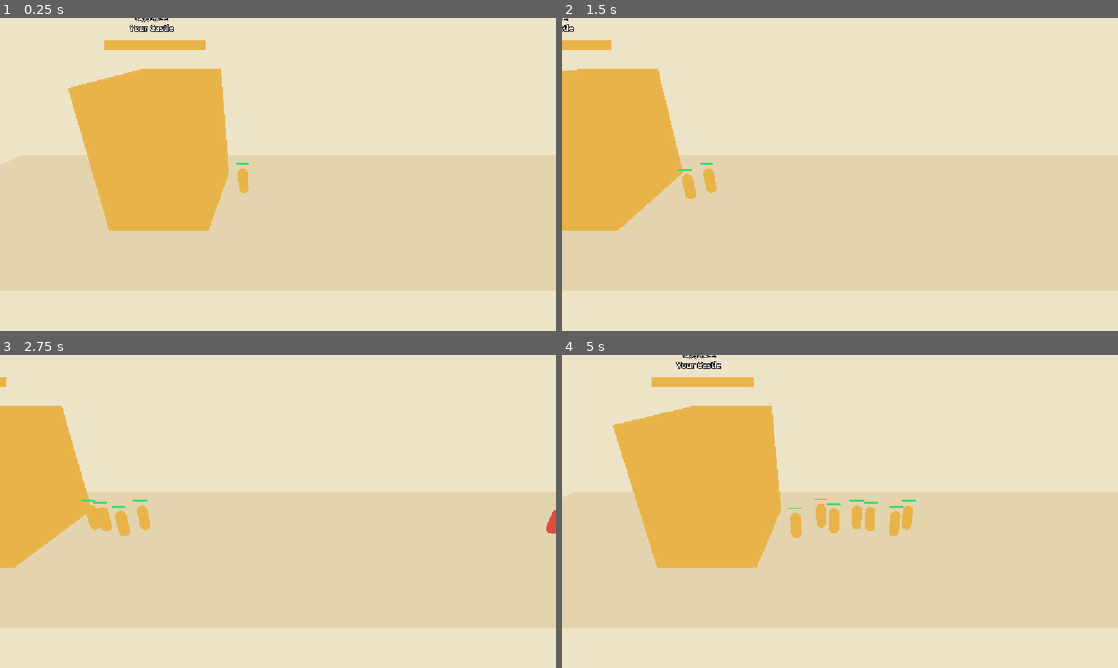
Above: before the commit, frames 1-4 (two rows, left to right).
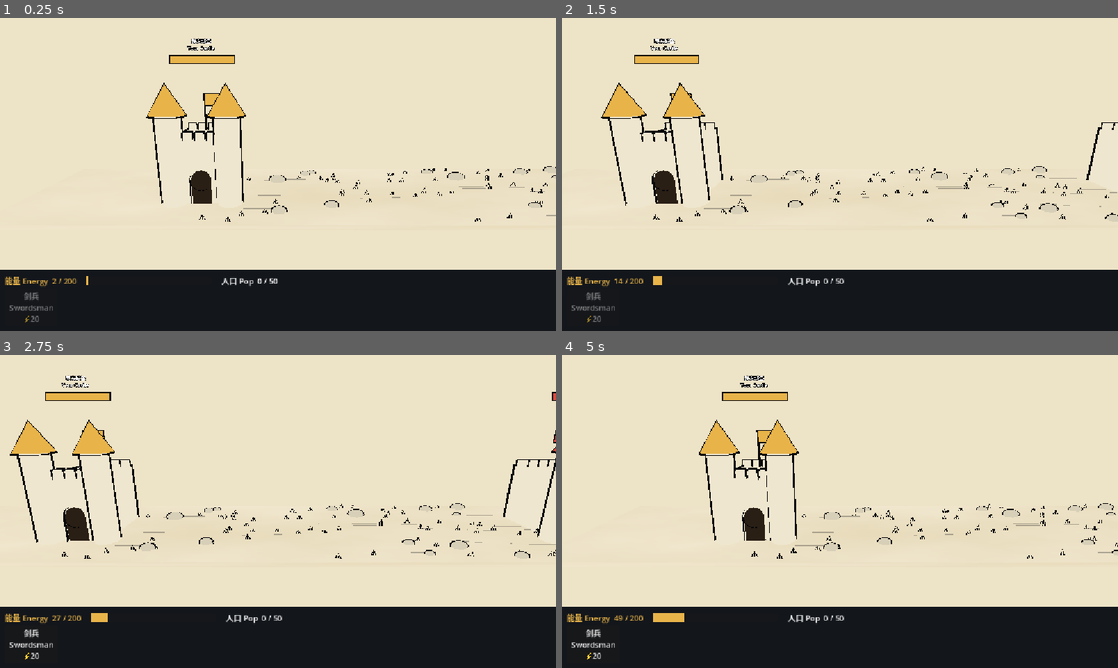
Above: after the commit, the same moments.

Repository: cronustjy-sketch/inkblade
Game: Godot game, scene res://scenes/battle.tscn
Same seed, same stepped clock (60 frames per second), same inputs: the game is played once before the commit and once after it.
Inputs:
- Up to frame 1 (0.25 s): no input
- Up to frame 2 (1.5 s): tap Enter at 0.5 s; hold Right (ui_right) 0.53-1.28 s; tap 1 at 0.6 s; tap 2 at 0.8, 1.35 s; hold Left (ui_left) from 1.28 s (still down)
- Up to frame 3 (2.75 s): tap 1 at 1.55, 2.1 s; release Left (ui_left) at 2.03 s; hold Right (ui_right) from 2.03 s (still down); tap 2 at 2.3 s
- Up to frame 4 (5 s): tap 2 at 2.85, 3.8, 4.35 s; tap 1 at 3.05, 3.6, 4.55 s; release Right (ui_right) at 3.53 s; hold Left (ui_left) from 3.53 s (still down)

The runs differ from the first frame. In frame 1, 56% of the frame differs, in the area x 0-100%, y 0-100%; in frame 2, 52%; in frame 3, 50%; in frame 4, 56%.

Commit message:
Step 3: HUD, enemy spawner, ink-style castles and ground
Co-Authored-By: Claude Sonnet 5.5 <noreply@anthropic.com>

Diff:
--- /dev/null
+++ b/godot/data/levels.gd
@@ -0,0 +1,28 @@
+extends RefCounted
+
+const UnitData := preload("res://data/units.gd")
+
+# Level at which each unit joins the enemy pool (differs from the player unlock for witch).
+const ENEMY_UNLOCK: Dictionary = {
+	"soldier": 1, "archer": 2, "spear": 3, "shield": 4, "witch": 6, "assassin": 7,
+	"priest": 8, "giant": 9, "cavalry": 10, "catapult": 13,
+}
+
+static func enemy_pool(level: int) -> Array[String]:
+	var pool: Array[String] = []
+	for key: String in ENEMY_UNLOCK:
+		if ENEMY_UNLOCK[key] <= level:
+			pool.append(key)
+	return pool
+
+static func enemy_castle_hp(level: int) -> float:
+	return 420.0 + 70.0 * level
+
+static func enemy_stat_mult(level: int) -> float:
+	return 1.0 + 0.11 * (mini(level, 20) - 1)
+
+static func enemy_spawn_interval(level: int) -> float:
+	return maxf(0.9, 3.2 - 0.2 * level)
+
+static func enemy_cap(level: int) -> int:
+	return mini(36, 10 + 2 * level)
--- a/godot/scenes/battle.tscn
+++ b/godot/scenes/battle.tscn
@@ -35,4 +35,4 @@
 
 [node name="Camera3D" type="Camera3D" parent="."]
 transform = Transform3D(1, 0, 0, 0, 0.87, 0.5, 0, -0.5, 0.87, 6, 9, 16)
-fov = 55.0
+fov = 50.0
--- /dev/null
+++ b/godot/scenes/hud.tscn
@@ -0,0 +1,6 @@
+[gd_scene format=3]
+
+[ext_resource type="Script" path="res://scripts/hud.gd" id="1"]
+
+[node name="Hud" type="CanvasLayer"]
+script = ExtResource("1")
--- a/godot/scripts/battle.gd
+++ b/godot/scripts/battle.gd
@@ -1,46 +1,79 @@
 extends Node3D
 
+const Levels := preload("res://data/levels.gd")
+const UnitData := preload("res://data/units.gd")
 const PLAYER_CASTLE_X: float = 0.0
 const ENEMY_CASTLE_X: float = 40.0
 const CAM_SPEED: float = 14.0
+const CAM_HEIGHT: float = 10.0
+const CAM_DISTANCE: float = 28.0
+const MAX_ENERGY: float = 200.0
+const ENERGY_REGEN: float = 10.0
+const MAX_POP: int = 50
 const UNIT_SCENE: PackedScene = preload("res://scenes/unit.tscn")
+const HUD_SCENE: PackedScene = preload("res://scenes/hud.tscn")
+const SPAWNER_SCRIPT: GDScript = preload("res://scripts/spawner.gd")
+const DECOR_SCRIPT: GDScript = preload("res://scripts/decor.gd")
+
+@export var level: int = 1
 
 @onready var camera: Camera3D = $Camera3D
 @onready var player_castle: Node3D = $PlayerCastle
 @onready var enemy_castle: Node3D = $EnemyCastle
 
-var level: int = 1
 var cam_x: float = 6.0
+var energy: float = 0.0
+var hud: CanvasLayer
 
 func _ready() -> void:
 	player_castle.position.x = PLAYER_CASTLE_X
 	enemy_castle.position.x = ENEMY_CASTLE_X
 	player_castle.max_hp = 500.0
-	enemy_castle.max_hp = 420.0 + 70.0 * level
-	# Step 2 test: one unit per team.
-	spawn_unit(0, "soldier")
-	spawn_unit(1, "soldier")
+	enemy_castle.max_hp = Levels.enemy_castle_hp(level)
+
+	var decor: Node3D = Node3D.new()
+	decor.set_script(DECOR_SCRIPT)
+	add_child(decor)
+	decor.build($Ground, ENEMY_CASTLE_X)
+
+	hud = HUD_SCENE.instantiate()
+	add_child(hud)
+	hud.setup(level, MAX_ENERGY, MAX_POP)
+	hud.spawn_requested.connect(_on_spawn_requested)
+
+	var spawner: Node = SPAWNER_SCRIPT.new()
+	add_child(spawner)
+	spawner.setup(self, level)
 
 func _process(delta: float) -> void:
+	energy = minf(MAX_ENERGY, energy + ENERGY_REGEN * delta)
+	hud.update_state(energy, player_pop())
+
 	# Placeholder camera control until the hero exists (build step 5).
 	var dir: float = Input.get_axis("ui_left", "ui_right")
 	cam_x = clampf(cam_x + dir * CAM_SPEED * delta, PLAYER_CASTLE_X, ENEMY_CASTLE_X)
-	camera.position = Vector3(cam_x, 9.0, 16.0)
+	camera.position = Vector3(cam_x, CAM_HEIGHT, CAM_DISTANCE)
 	camera.look_at(Vector3(cam_x, 1.5, 0.0), Vector3.UP)
 
-func spawn_unit(team: int, key: String) -> void:
+func player_pop() -> int:
+	var total: int = 0
+	for u: Node3D in get_tree().get_nodes_in_group("team_0"):
+		if not u.is_queued_for_deletion():
+			total += u.pop
+	return total
+
+func spawn_unit(team: int, key: String, stat_mult: float = 1.0) -> void:
 	var u: Node3D = UNIT_SCENE.instantiate()
 	var own: Node3D = player_castle if team == 0 else enemy_castle
 	var foe: Node3D = enemy_castle if team == 0 else player_castle
-	u.setup(team, key, foe)
+	u.setup(team, key, foe, stat_mult)
 	add_child(u)
 	var side: float = 1.0 if team == 0 else -1.0
-	u.position = Vector3(own.position.x + side * 3.5, 0.0, randf_range(-1.0, 1.0))
+	u.position = Vector3(own.position.x + side * 4.2, 0.0, randf_range(-1.0, 1.0))
 
-# Step 2 test keys: 1 = player swordsman, 2 = enemy swordsman.
-func _unhandled_key_input(event: InputEvent) -> void:
-	if event is InputEventKey and event.pressed and not event.echo:
-		if event.keycode == KEY_1:
-			spawn_unit(0, "soldier")
-		elif event.keycode == KEY_2:
-			spawn_unit(1, "soldier")
+func _on_spawn_requested(key: String) -> void:
+	var d: Dictionary = UnitData.UNITS[key]
+	if energy < d["cost"] or player_pop() + int(d["pop"]) > MAX_POP:
+		return
+	energy -= d["cost"]
+	spawn_unit(0, key)
--- a/godot/scripts/castle.gd
+++ b/godot/scripts/castle.gd
@@ -4,9 +4,12 @@
 
 enum Team { PLAYER, ENEMY }
 
+const Ink := preload("res://scripts/ink.gd")
 const BAR_WIDTH: float = 5.0
 const COLOR_PLAYER := Color("e8b44a")
 const COLOR_ENEMY := Color("de4b3f")
+const PARCHMENT := Color("efe6cf")
+const DOOR := Color("2b2118")
 
 @export var team: Team = Team.PLAYER
 @export var max_hp: float = 500.0
@@ -17,29 +20,45 @@
 func _ready() -> void:
 	hp = max_hp
 	var color: Color = COLOR_PLAYER if team == Team.PLAYER else COLOR_ENEMY
-
-	var body := MeshInstance3D.new()
-	var box := BoxMesh.new()
-	box.size = Vector3(5, 7, 7)
-	body.mesh = box
-	body.position.y = 3.5
-	body.material_override = _unshaded(color)
-	add_child(body)
+	var toward_enemy: float = 1.0 if team == Team.PLAYER else -1.0
+	_build_castle(color, toward_enemy)
 
 	var bar_root := Node3D.new()
-	bar_root.position = Vector3(0, 8.5, 0)
+	bar_root.position = Vector3(0, 11.0, 0)
 	add_child(bar_root)
-	bar_root.add_child(_bar_quad(Vector2(BAR_WIDTH, 0.5), Color("13161b"), 0.0))
-	_fill = _bar_quad(Vector2(BAR_WIDTH, 0.5), color, 0.01)
+	bar_root.add_child(_bar_quad(Vector2(BAR_WIDTH + 0.2, 0.7), Ink.INK, 0.0))
+	bar_root.add_child(_bar_quad(Vector2(BAR_WIDTH, 0.5), Color("3a3f48"), 0.01))
+	_fill = _bar_quad(Vector2(BAR_WIDTH, 0.5), color, 0.02)
 	bar_root.add_child(_fill)
 
 	var label := Label3D.new()
 	label.text = "我方城堡\nYour Castle" if team == Team.PLAYER else "敌方城堡\nEnemy Castle"
-	label.position = Vector3(0, 1.0, 0)
+	label.position = Vector3(0, 1.1, 0)
 	label.pixel_size = 0.012
 	label.billboard = BaseMaterial3D.BILLBOARD_ENABLED
 	label.no_depth_test = true
 	bar_root.add_child(label)
+
+# About 6.4 m wide (x) and 6 m deep (z); the front faces the camera at +z.
+func _build_castle(color: Color, toward_enemy: float) -> void:
+	# Main wall.
+	Ink.box(self, Vector3(4.4, 5.0, 6.0), Vector3(0, 2.5, 0), PARCHMENT)
+	# Crenellations along the front and back edges.
+	for i in 5:
+		var x: float = -1.8 + 0.9 * i
+		for z: float in [2.7, -2.7]:
+			Ink.box(self, Vector3(0.55, 0.6, 0.55), Vector3(x, 5.3, z), PARCHMENT, Vector3.ZERO, 0.08)
+	# Two round towers at the front corners, with cone roofs in the team colour.
+	for side: float in [-1.0, 1.0]:
+		var tx: float = 2.2 * side
+		Ink.cyl(self, 0.95, 0.95, 7.0, Vector3(tx, 3.5, 3.0), PARCHMENT)
+		Ink.cyl(self, 0.0, 1.35, 2.2, Vector3(tx, 8.1, 3.0), color)
+	# Gate: dark door with an arched top, set into the front face.
+	Ink.box(self, Vector3(1.5, 2.0, 0.2), Vector3(0, 1.0, 3.05), DOOR)
+	Ink.cyl(self, 0.75, 0.75, 0.2, Vector3(0, 2.0, 3.05), DOOR, Vector3(90, 0, 0))
+	# Flag on a pole above the wall, streaming toward the enemy.
+	Ink.cyl(self, 0.06, 0.06, 3.0, Vector3(0, 6.9, 0), Ink.INK, Vector3.ZERO, 0.03)
+	Ink.box(self, Vector3(1.5, 0.9, 0.06), Vector3(0.78 * toward_enemy, 7.9, 0), color, Vector3.ZERO, 0.06)
 
 func take_damage(amount: float) -> void:
 	if hp <= 0.0:
@@ -60,14 +79,8 @@
 	quad.size = size
 	mi.mesh = quad
 	mi.position.z = z
-	var mat := _unshaded(color)
+	var mat := Ink.fill_mat(color)
 	mat.billboard_mode = BaseMaterial3D.BILLBOARD_ENABLED
 	mat.billboard_keep_scale = true
 	mi.material_override = mat
 	return mi
-
-func _unshaded(color: Color) -> StandardMaterial3D:
-	var mat := StandardMaterial3D.new()
-	mat.shading_mode = BaseMaterial3D.SHADING_MODE_UNSHADED
-	mat.albedo_color = color
-	return mat
--- /dev/null
+++ b/godot/scripts/decor.gd
@@ -0,0 +1,74 @@
+extends Node3D
+
+# Ink-wash ground dressing: mottled parchment, brush strokes, rocks and grass tufts.
+
+const Ink := preload("res://scripts/ink.gd")
+const ROCK := Color("d8cfb8")
+
+func build(ground: MeshInstance3D, length: float) -> void:
+	_texture_ground(ground)
+	var rng := RandomNumberGenerator.new()
+	rng.seed = 1204
+	_brush_strokes(rng, length)
+	_rocks(rng, length)
+	_tufts(rng, length)
+
+func _texture_ground(ground: MeshInstance3D) -> void:
+	var noise := FastNoiseLite.new()
+	noise.noise_type = FastNoiseLite.TYPE_SIMPLEX_SMOOTH
+	noise.frequency = 0.012
+	var ramp := Gradient.new()
+	ramp.colors = PackedColorArray([Color("e6d9b8"), Color("f3ead3")])
+	var tex := NoiseTexture2D.new()
+	tex.width = 512
+	tex.height = 128
+	tex.noise = noise
+	tex.color_ramp = ramp
+	var mat := Ink.fill_mat(Color.WHITE)
+	mat.albedo_texture = tex
+	ground.material_override = mat
+
+# Long flat translucent dashes, like dry-brush strokes.
+func _brush_strokes(rng: RandomNumberGenerator, length: float) -> void:
+	var mat := Ink.fill_mat(Color(0.05, 0.05, 0.07, 0.28))
+	mat.transparency = BaseMaterial3D.TRANSPARENCY_ALPHA
+	for i in 22:
+		var mi := MeshInstance3D.new()
+		var quad := QuadMesh.new()
+		quad.size = Vector2(rng.randf_range(2.0, 7.0), rng.randf_range(0.06, 0.2))
+		mi.mesh = quad
+		mi.material_override = mat
+		mi.rotation_degrees = Vector3(-90, rng.randf_range(-4, 4), 0)
+		mi.position = Vector3(rng.randf_range(0, length), 0.02, rng.randf_range(-6.2, 6.2))
+		add_child(mi)
+
+func _rocks(rng: RandomNumberGenerator, length: float) -> void:
+	for i in 14:
+		var x: float = rng.randf_range(5.0, length - 5.0)
+		var z: float = rng.randf_range(2.6, 6.2) * (1.0 if rng.randf() < 0.5 else -1.0)
+		var r: float = rng.randf_range(0.25, 0.6)
+		Ink.blob(self, r, Vector3(1.3, 0.7, 1.0), Vector3(x, r * 0.35, z), ROCK, 0.07)
+
+# Each tuft is three thin black blades; all share one MultiMesh to stay cheap.
+func _tufts(rng: RandomNumberGenerator, length: float) -> void:
+	var blade := CylinderMesh.new()
+	blade.top_radius = 0.0
+	blade.bottom_radius = 0.05
+	blade.height = 0.5
+	blade.radial_segments = 4
+	blade.rings = 1
+	var mm := MultiMesh.new()
+	mm.transform_format = MultiMesh.TRANSFORM_3D
+	mm.mesh = blade
+	var tufts: int = 70
+	mm.instance_count = tufts * 3
+	for t in tufts:
+		var base := Vector3(rng.randf_range(0, length), 0.2, rng.randf_range(-6.5, 6.5))
+		for b in 3:
+			var tilt: float = (b - 1) * 22.0 + rng.randf_range(-6, 6)
+			var xf := Transform3D(Basis.from_euler(Vector3(0, 0, deg_to_rad(tilt))), base + Vector3((b - 1) * 0.1, 0, rng.randf_range(-0.05, 0.05)))
+			mm.set_instance_transform(t * 3 + b, xf)
+	var mmi := MultiMeshInstance3D.new()
+	mmi.multimesh = mm
+	mmi.material_override = Ink.fill_mat(Ink.INK)
+	add_child(mmi)
--- /dev/null
+++ b/godot/scripts/hud.gd
@@ -0,0 +1,79 @@
+extends CanvasLayer
+
+signal spawn_requested(key: String)
+
+const UnitData := preload("res://data/units.gd")
+const GOLD := Color("e8b44a")
+const PANEL := Color("13161b")
+
+var _energy_bar: ProgressBar
+var _energy_label: Label
+var _pop_label: Label
+var _buttons: Dictionary = {}
+
+func setup(level: int, max_energy: float, max_pop: int) -> void:
+	_energy_bar.max_value = max_energy
+	_pop_label.set_meta("max_pop", max_pop)
+	_energy_label.set_meta("max_energy", max_energy)
+	for key: String in UnitData.UNITS:
+		var d: Dictionary = UnitData.UNITS[key]
+		if d["unlock"] > level:
+			continue
+		var b := Button.new()
+		b.text = "%s\n%s\n⚡%d" % [d["name_cn"], d["name_en"], d["cost"]]
+		b.custom_minimum_size = Vector2(110, 64)
+		b.pressed.connect(func() -> void: spawn_requested.emit(key))
+		$Panel/Margin/VBox/Buttons.add_child(b)
+		_buttons[key] = b
+
+func update_state(energy: float, pop: int) -> void:
+	var max_energy: float = _energy_label.get_meta("max_energy")
+	var max_pop: int = _pop_label.get_meta("max_pop")
+	_energy_bar.value = energy
+	_energy_label.text = "能量 Energy  %d / %d" % [int(energy), int(max_energy)]
+	_pop_label.text = "人口 Pop  %d / %d" % [pop, max_pop]
+	for key: String in _buttons:
+		var d: Dictionary = UnitData.UNITS[key]
+		_buttons[key].disabled = energy < d["cost"] or pop + int(d["pop"]) > max_pop
+
+func _init() -> void:
+	var panel := PanelContainer.new()
+	panel.name = "Panel"
+	panel.set_anchors_and_offsets_preset(Control.PRESET_BOTTOM_WIDE)
+	panel.grow_vertical = Control.GROW_DIRECTION_BEGIN
+	var style := StyleBoxFlat.new()
+	style.bg_color = PANEL
+	panel.add_theme_stylebox_override("panel", style)
+	add_child(panel)
+
+	var margin := MarginContainer.new()
+	margin.name = "Margin"
+	for side: String in ["left", "right", "top", "bottom"]:
+		margin.add_theme_constant_override("margin_" + side, 10)
+	panel.add_child(margin)
+
+	var vbox := VBoxContainer.new()
+	vbox.name = "VBox"
+	margin.add_child(vbox)
+
+	var top := HBoxContainer.new()
+	vbox.add_child(top)
+	_energy_label = Label.new()
+	_energy_label.add_theme_color_override("font_color", GOLD)
+	top.add_child(_energy_label)
+	_energy_bar = ProgressBar.new()
+	_energy_bar.show_percentage = false
+	_energy_bar.custom_minimum_size = Vector2(260, 18)
+	_energy_bar.size_flags_vertical = Control.SIZE_SHRINK_CENTER
+	var fill := StyleBoxFlat.new()
+	fill.bg_color = GOLD
+	_energy_bar.add_theme_stylebox_override("fill", fill)
+	top.add_child(_energy_bar)
+	_pop_label = Label.new()
+	top.add_child(_pop_label)
+	top.add_theme_constant_override("separation", 20)
+
+	var buttons := HBoxContainer.new()
+	buttons.name = "Buttons"
+	buttons.add_theme_constant_override("separation", 8)
+	vbox.add_child(buttons)
--- /dev/null
+++ b/godot/scripts/ink.gd
@@ -0,0 +1,72 @@
+extends RefCounted
+
+# Hand-drawn ink look: an unshaded fill mesh plus a slightly larger black back-face hull as the outline.
+
+const OUTLINE: float = 0.12
+const INK := Color("0d0d0f")
+
+static var _outline_mat: StandardMaterial3D
+
+static func fill_mat(color: Color) -> StandardMaterial3D:
+	var mat := StandardMaterial3D.new()
+	mat.shading_mode = BaseMaterial3D.SHADING_MODE_UNSHADED
+	mat.albedo_color = color
+	return mat
+
+static func _hull_mat() -> StandardMaterial3D:
+	if _outline_mat == null:
+		_outline_mat = fill_mat(INK)
+		_outline_mat.cull_mode = BaseMaterial3D.CULL_FRONT
+	return _outline_mat
+
+static func _add(parent: Node3D, fill: Mesh, hull: Mesh, pos: Vector3, rot: Vector3, color: Color, scl: Vector3) -> Node3D:
+	var root := Node3D.new()
+	root.position = pos
+	root.rotation_degrees = rot
+	root.scale = scl
+	var f := MeshInstance3D.new()
+	f.mesh = fill
+	f.material_override = fill_mat(color)
+	root.add_child(f)
+	var h := MeshInstance3D.new()
+	h.mesh = hull
+	h.material_override = _hull_mat()
+	root.add_child(h)
+	parent.add_child(root)
+	return root
+
+static func box(parent: Node3D, size: Vector3, pos: Vector3, color: Color, rot: Vector3 = Vector3.ZERO, t: float = OUTLINE) -> Node3D:
+	var a := BoxMesh.new()
+	a.size = size
+	var b := BoxMesh.new()
+	b.size = size + Vector3.ONE * 2.0 * t
+	return _add(parent, a, b, pos, rot, color, Vector3.ONE)
+
+static func cyl(parent: Node3D, top_r: float, bot_r: float, h: float, pos: Vector3, color: Color, rot: Vector3 = Vector3.ZERO, t: float = OUTLINE) -> Node3D:
+	var a := CylinderMesh.new()
+	a.top_radius = top_r
+	a.bottom_radius = bot_r
+	a.height = h
+	a.radial_segments = 14
+	a.rings = 1
+	var b := CylinderMesh.new()
+	b.top_radius = top_r + t if top_r > 0.0 else 0.0
+	b.bottom_radius = bot_r + t
+	b.height = h + 2.0 * t
+	b.radial_segments = 14
+	b.rings = 1
+	return _add(parent, a, b, pos, rot, color, Vector3.ONE)
+
+# Squashed sphere (rocks).
+static func blob(parent: Node3D, radius: float, scl: Vector3, pos: Vector3, color: Color, t: float = OUTLINE) -> Node3D:
+	var a := SphereMesh.new()
+	a.radius = radius
+	a.height = radius * 2.0
+	a.radial_segments = 10
+	a.rings = 5
+	var b := SphereMesh.new()
+	b.radius = radius + t
+	b.height = (radius + t) * 2.0
+	b.radial_segments = 10
+	b.rings = 5
+	return _add(parent, a, b, pos, Vector3.ZERO, color, scl)
--- /dev/null
+++ b/godot/scripts/spawner.gd
@@ -0,0 +1,22 @@
+extends Node
+
+const Levels := preload("res://data/levels.gd")
+
+var battle: Node3D
+var level: int = 1
+var _timer: float = 0.0
+
+func setup(p_battle: Node3D, p_level: int) -> void:
+	battle = p_battle
+	level = p_level
+	_timer = Levels.enemy_spawn_interval(level)
+
+func _process(delta: float) -> void:
+	_timer -= delta
+	if _timer > 0.0:
+		return
+	_timer = Levels.enemy_spawn_interval(level)
+	if get_tree().get_nodes_in_group("team_1").size() >= Levels.enemy_cap(level):
+		return
+	var pool: Array[String] = Levels.enemy_pool(level)
+	battle.spawn_unit(1, pool.pick_random(), Levels.enemy_stat_mult(level))
--- a/godot/scripts/unit.gd
+++ b/godot/scripts/unit.gd
@@ -3,7 +3,7 @@
 const UnitData := preload("res://data/units.gd")
 const PLAYER_COLOR := Color("e8b44a")
 const ENEMY_COLOR := Color("de4b3f")
-const CASTLE_HALF_WIDTH: float = 2.5
+const CASTLE_HALF_WIDTH: float = 3.2
 
 var team: int = 0
 var key: String = "soldier"
@@ -13,6 +13,7 @@
 var attack_range: float = 0.8
 var speed: float = 1.5
 var cooldown: float = 0.9
+var pop: int = 1
 
 var enemy_castle: Node3D
 var _cd_left: float = 0.0
@@ -31,6 +32,7 @@
 	attack_range = d["range"] / UnitData.PX_PER_M
 	speed = d["speed"] / UnitData.PX_PER_M
 	cooldown = d["cooldown"]
+	pop = d["pop"]
 	_dir = 1.0 if team == 0 else -1.0
 
 func _ready() -> void:
Not shown, added: godot/data/levels.gd.uid
Not shown, added: godot/scripts/decor.gd.uid
Not shown, added: godot/scripts/hud.gd.uid
Not shown, added: godot/scripts/ink.gd.uid
Not shown, added: godot/scripts/spawner.gd.uid
